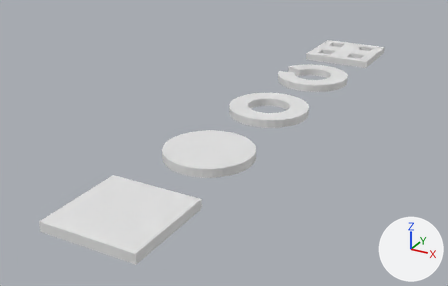
Two versions of the FBX model Meshes.fbx, one commit apart.
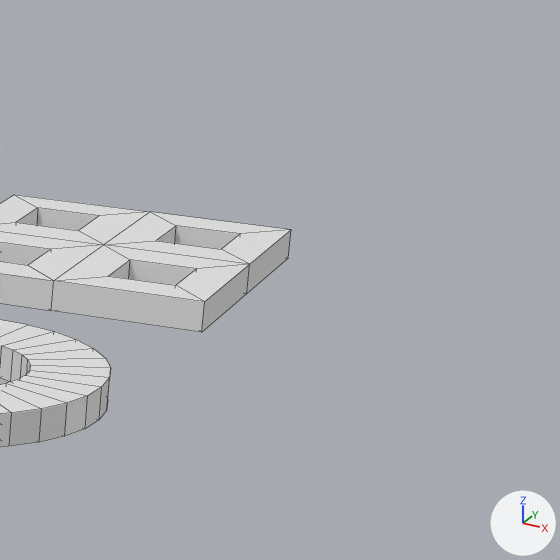
Each version is shown whole from a camera (50 mm lens) standing at (0.0611, -0.0745, 0.0552) and looking at (-0.0136, 0.0612, -0.0126), then close up on the part from 73% to 98% of the width and 0% to 40% of the height. The lights are fixed; the arrows at lower right show +X, +Y and +Z. The last two pictures show the newer version. The close-ups show mesh edges as thin lines. Where no turn or scale is listed for an object, it has been applied to the vertices.

In view in the first close-up: 'Horseshoe', 'Waffle'.
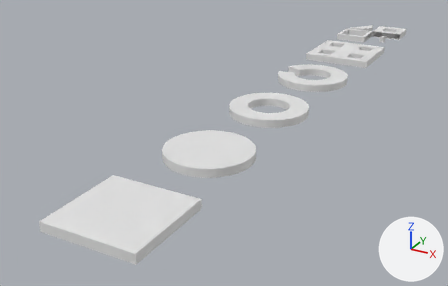
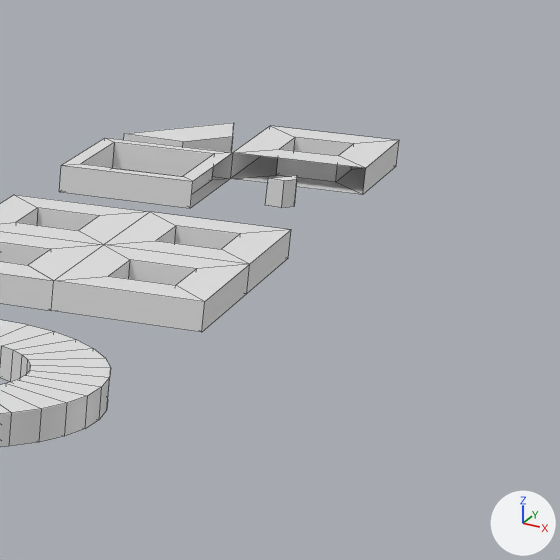
Changed parts and their boxes [x1, y1, x2, y2] in the close-ups (560 x 560 px):
'Broken', added: after [59, 123, 399, 208]

The change in detail:
Mesh me_cube_005 is new.
It has 46 vertices, 42 faces and spans x -0.01..0.01, y -0.01..0.01, z -0.001..0.001.
Object 'Broken' (ob_broken) is new; it shows me_cube_005.
Its location is (0.0, 0.15, 0.0).
